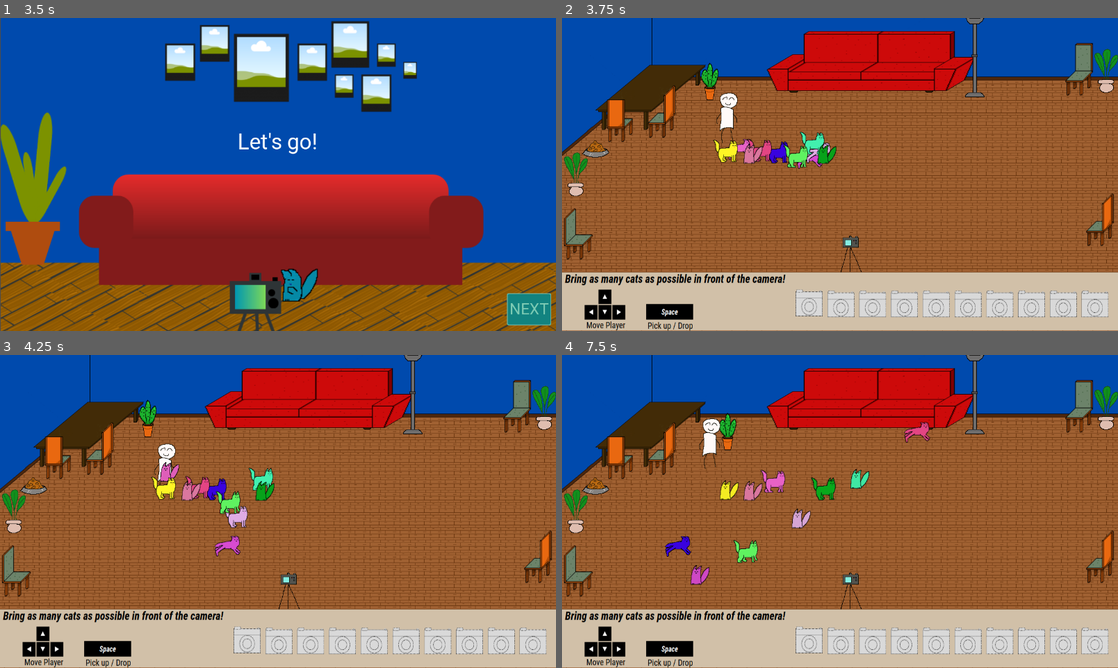
Above: before the commit, frames 1-4 (two rows, left to right).
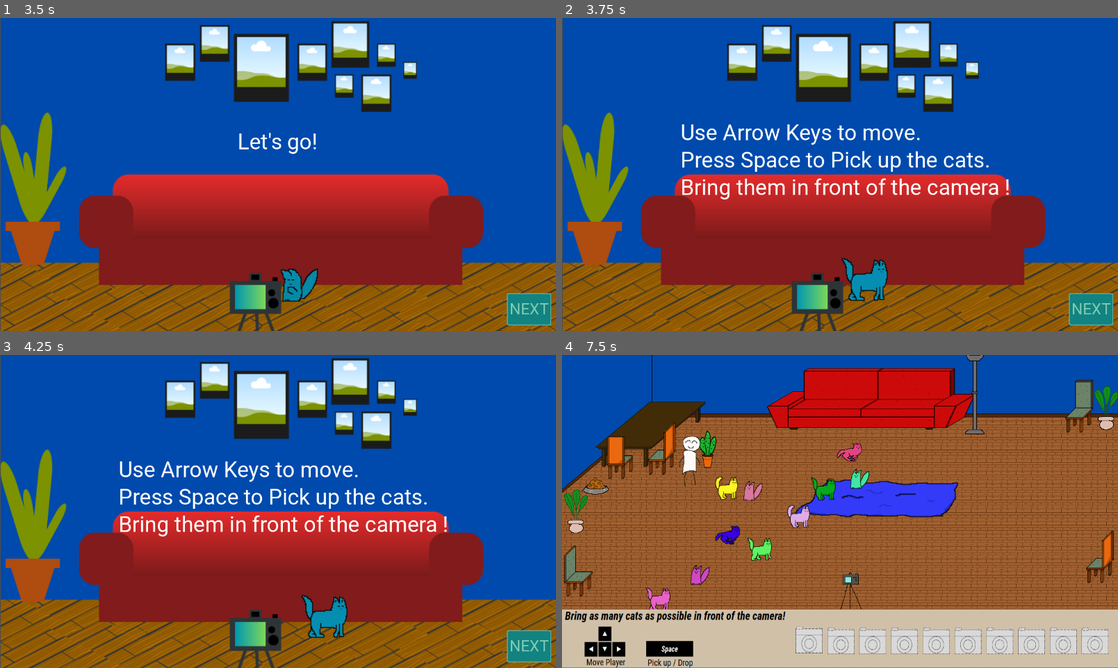
Above: after the commit, the same moments.

Repository: Mad2F/Catografy
Game: Godot game, scene res://code/scenes/Root.tscn
The game is run twice, just before and just after one commit, with the same random seed, the same clock (stepped at 60 frames per second) and the same inputs.
Inputs:
- Up to frame 1 (3.5 s): click "PLAY" at 0.5 s; click "NEXT" at 1.25 s; click "NEXT" at 2 s; tap Enter (last_photo) at 2.75 s; hold Right (move_right) from 2.78 s (still down); tap E (main_action) at 2.85 s
- Up to frame 2 (3.75 s): tap Space at 3.5 s; release Right (move_right) at 3.53 s; hold Down (move_down) from 3.53 s (still down); tap Enter (last_photo) at 3.6 s
- Up to frame 3 (4.25 s): keep holding Down (move_down); tap E (main_action) at 3.8 s
- Up to frame 4 (7.5 s): tap Space at 4.25 s; release Down (move_down) at 4.28 s; hold Right (move_right) 4.28-5.03 s; tap E (main_action) at 4.35, 5.3, 5.85, 6.8, 7.35 s; hold Up (move_up) 5.03-5.78 s; tap P (take_photo) at 5.1 s; hold Left (move_left) 5.78-7.28 s; tap Enter (last_photo) at 6.6 s; hold Down (move_down) from 7.28 s (still down)

Frame 1 is identical in both runs. In frame 2, 87% of the frame differs, in the area x 0-100%, y 0-100%; in frame 3, 87%; in frame 4, 5.3%.

Commit message:
Add player carry animation, remove print debug, add instructions at end of intro

Diff:
--- a/code/Characters/Player.gd
+++ b/code/Characters/Player.gd
@@ -5,7 +5,6 @@
 @export var turn_speed : float = 10
 @onready var sprite : AnimatedSprite2D = $Sprite2D
 
-var _lastMainAction := 0 #to avoid spamming actions
 var _pickedItem : Node2D = null
 
 func _ready():
@@ -27,7 +26,6 @@
 	move_and_slide()
 
 func try_drop_or_pick():
-	_lastMainAction = Time.get_ticks_msec()
 	if (_pickedItem != null):
 		drop()
 
@@ -51,8 +49,7 @@
 				hasPickableItemAsChild = true
 
 	if not isCat and not hasPickableItemAsChild:
-		#you can pick up any item that is not a cat or or do not have a PickableItem
-		print(isCat, hasPickableItemAsChild, collider)
+		#you can not pick up any item that is not a cat or do not have a PickableItem
 		return
 
 	_pickedItem = collider
--- a/code/Characters/Player.tscn
+++ b/code/Characters/Player.tscn
@@ -1,9 +1,13 @@
-[gd_scene load_steps=7 format=3 uid="uid://bq03o58a1pc3"]
+[gd_scene load_steps=11 format=3 uid="uid://bq03o58a1pc3"]
 
 [ext_resource type="Script" uid="uid://dunq0vkcu5nhs" path="res://code/Characters/Player.gd" id="1_11ihb"]
 [ext_resource type="Texture2D" uid="uid://lg6t614a003l" path="res://assets/sprites/player.png" id="2_c3xjo"]
 [ext_resource type="Texture2D" uid="uid://bivh6jm3h4l1l" path="res://assets/sprites/player_mirror.png" id="3_8xfqm"]
+[ext_resource type="Texture2D" uid="uid://pgr5aqtp4cq" path="res://assets/sprites/player_carry1.png" id="3_a5ws5"]
 [ext_resource type="AudioStream" uid="uid://cdsq6r61bdlq7" path="res://assets/sound/pickup.ogg" id="3_m1rf4"]
+[ext_resource type="Texture2D" uid="uid://c7nw1t3a32uuj" path="res://assets/sprites/player_carry2.png" id="4_8x54s"]
+[ext_resource type="Texture2D" uid="uid://dpadur76s6705" path="res://assets/sprites/player_carry2_mirror.png" id="6_jl87j"]
+[ext_resource type="Texture2D" uid="uid://b7oykkbiv1ew1" path="res://assets/sprites/player_carry1_mirror.png" id="7_6mvxq"]
 
 [sub_resource type="SpriteFrames" id="SpriteFrames_m1rf4"]
 animations = [{
@@ -25,21 +29,15 @@
 "speed": 5.0
 }, {
 "frames": [{
-"duration": 1.0,
-"texture": ExtResource("2_c3xjo")
+"duration": 2.0,
+"texture": ExtResource("3_a5ws5")
 }, {
-"duration": 1.0,
-"texture": ExtResource("2_c3xjo")
-}, {
-"duration": 1.0,
-"texture": ExtResource("2_c3xjo")
-}, {
-"duration": 1.0,
-"texture": ExtResource("2_c3xjo")
+"duration": 0.3,
+"texture": ExtResource("4_8x54s")
 }],
 "loop": true,
 "name": &"idle_carrying",
-"speed": 5.0
+"speed": 1.0
 }, {
 "frames": [{
 "duration": 1.0,
@@ -59,17 +57,17 @@
 "speed": 5.0
 }, {
 "frames": [{
-"duration": 1.0,
-"texture": ExtResource("2_c3xjo")
+"duration": 0.7,
+"texture": ExtResource("3_a5ws5")
 }, {
-"duration": 1.0,
-"texture": ExtResource("3_8xfqm")
+"duration": 0.3,
+"texture": ExtResource("4_8x54s")
 }, {
-"duration": 1.0,
-"texture": ExtResource("2_c3xjo")
+"duration": 0.3,
+"texture": ExtResource("6_jl87j")
 }, {
-"duration": 1.0,
-"texture": ExtResource("3_8xfqm")
+"duration": 0.7,
+"texture": ExtResource("7_6mvxq")
 }],
 "loop": true,
 "name": &"walking_carrying",
@@ -86,8 +84,8 @@
 
 [node name="Sprite2D" type="AnimatedSprite2D" parent="."]
 sprite_frames = SubResource("SpriteFrames_m1rf4")
-animation = &"idle"
-frame_progress = 0.789899
+animation = &"walking_carrying"
+frame_progress = 0.0306237
 
 [node name="CollisionShape2D" type="CollisionShape2D" parent="."]
 position = Vector2(-3.75, -1)
--- a/code/Composition/PickableItem.gd
+++ b/code/Composition/PickableItem.gd
@@ -4,9 +4,7 @@
 var _isPicked : bool = false
 
 func pick():
-	print("Item Picked !")
 	_isPicked = true
 
 func drop():
-	print("Item Dropped !")
 	_isPicked = false
--- a/code/scenes/Intro.tscn
+++ b/code/scenes/Intro.tscn
@@ -59,6 +59,17 @@
 theme_override_font_sizes/font_size = 50
 text = "Wait... Where are the cats?"
 
+[node name="Sixth" type="Label" parent="."]
+visible = false
+offset_left = 273.0
+offset_top = 234.0
+offset_right = 1032.0
+offset_bottom = 420.0
+theme_override_font_sizes/font_size = 50
+text = "Use Arrow Keys to move.
+Press Space to Pick up the cats.
+Bring them in front of the camera !"
+
 [node name="ColorRect" type="ColorRect" parent="."]
 visible = false
 offset_left = 1068.0
--- a/code/scenes/game.tscn
+++ b/code/scenes/game.tscn
@@ -1,9 +1,10 @@
-[gd_scene load_steps=20 format=3 uid="uid://c5phb5ggyd2kt"]
+[gd_scene load_steps=21 format=3 uid="uid://c5phb5ggyd2kt"]
 
 [ext_resource type="Script" uid="uid://bd8gnp1bedk86" path="res://code/scenes/game.gd" id="1_e67e6"]
 [ext_resource type="PackedScene" uid="uid://d360xf3bomed7" path="res://code/Environment/Room.tscn" id="2_i48lw"]
 [ext_resource type="PackedScene" uid="uid://bq03o58a1pc3" path="res://code/Characters/Player.tscn" id="3_pmdtt"]
 [ext_resource type="PackedScene" uid="uid://ighwgeo0gn3p" path="res://code/Environment/Camera.tscn" id="4_pf1ok"]
+[ext_resource type="Texture2D" uid="uid://c7iwuxg62amu4" path="res://assets/sprites/misc/rug.png" id="6_n1h8g"]
 [ext_resource type="Texture2D" uid="uid://dcob3cc0mqa7o" path="res://assets/image/flash_cone.png" id="6_s55pg"]
 [ext_resource type="PackedScene" uid="uid://dmxx1jkmbvkn4" path="res://code/Environment/MiscItems/FoodPot.tscn" id="7_2liwv"]
 [ext_resource type="PackedScene" uid="uid://cb3lka58w74iw" path="res://code/Environment/MiscItems/FlowerPot.tscn" id="8_8lhlm"]
@@ -25,8 +26,14 @@
 script = ExtResource("1_e67e6")
 
 [node name="Room" parent="." instance=ExtResource("2_i48lw")]
-y_sort_enabled = true
 scale = Vector2(1.082, 0.901)
+
+[node name="RugNode" type="Node2D" parent="."]
+
+[node name="Rug" type="Sprite2D" parent="RugNode"]
+position = Vector2(692, 297)
+scale = Vector2(1.80069, 1.6875)
+texture = ExtResource("6_n1h8g")
 
 [node name="Player" parent="." instance=ExtResource("3_pmdtt")]
 position = Vector2(384, 223)
--- a/code/scripts/PhotosDisplay2.gd
+++ b/code/scripts/PhotosDisplay2.gd
@@ -8,23 +8,13 @@
 signal back_menu()
 
 func printPhoto(size : Vector2, items : Array[Sprite2D], parent_scale: float):
-	#background.position = Vector2(0,0)
-	#add_child(background)
-	#Faire les maths pour recalculer la position des items proprement par rapport au x,y
-	#Pour l'instant on reprend la position pure
-
-	# TODO : il faut ordonner par y => les plus au fond doivent être ajoutés en premier
-	# pour que Godot gère tout seul la notion de profondeur
 	var sub_items : Array[Sprite2D] = []
 	for item in items:
 		if (item.position.x > 0 and item.position.x < 1 and
 			item.position.y > 0 and item.position.y < 1):
-			print(item.texture.resource_path)
-			print(item.position)
 			var scale = ((scaleFar - scaleClose) * item.position.y + scaleClose) * parent_scale
 			item.position.x = item.position.x * size.x
 			item.position.y = (1 -item.position.y) * (yMax - yMin) * size.y
-			print(item.position)
 			item.scale = Vector2(scale, scale)
 			sub_items.append(item)
 	return sub_items
@@ -37,7 +27,6 @@
 	var i : int = 0
 	var z_index = 1
 	for items in Global.items_in_photos:
-		print(i)
 		var sprite : Sprite2D = get_node("Backgrounds/"+str(i))
 		sprite.z_index = z_index
 		z_index += 1
@@ -46,10 +35,6 @@
 		for item in new_items:
 			#item.position.y *= 1.1 #hack
 			item.position += sprite.position + Vector2(-0.5 * size[0], -0.5 * size[1])
-			print(item.texture.resource_path)
-			print(size)
-			print(sprite.position)
-			print(item.position)
 			item.z_index = z_index
 			add_child(item)
 		z_index += 1
--- a/code/scripts/intro.gd
+++ b/code/scripts/intro.gd
@@ -9,13 +9,12 @@
 
 func _ready():
 	index = 0
-	vnodes = [get_node("First"), get_node("Second"), get_node("Third"), get_node("Fourth"), get_node("Fifth")]
+	vnodes = [get_node("First"), get_node("Second"), get_node("Third"), get_node("Fourth"), get_node("Fifth"), get_node("Sixth")]
 	for n in vnodes:
 		n.hide()
 	next()
 
 func next():
-	print(index)
 	if (index - 1>= 0):
 		vnodes[index-1].hide()
 	if (index >= 0):
Binary file added: assets/sprites/player_carry1.png
Not shown, added: assets/sprites/player_carry1.png.import
Binary file added: assets/sprites/player_carry1_mirror.png
Not shown, added: assets/sprites/player_carry1_mirror.png.import
Binary file added: assets/sprites/player_carry2.png
Not shown, added: assets/sprites/player_carry2.png.import
Binary file added: assets/sprites/player_carry2_mirror.png
Not shown, added: assets/sprites/player_carry2_mirror.png.import
